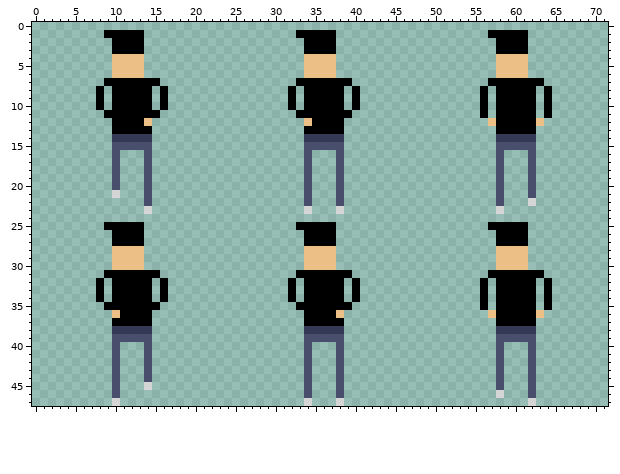
Sprite sheet, stored at Assets/Assets 2D/npc1_walk_up.png. Above: the version before the commit.
The file is 72x48 pixels. The old version is drawn lined up with the new one.
After the commit:
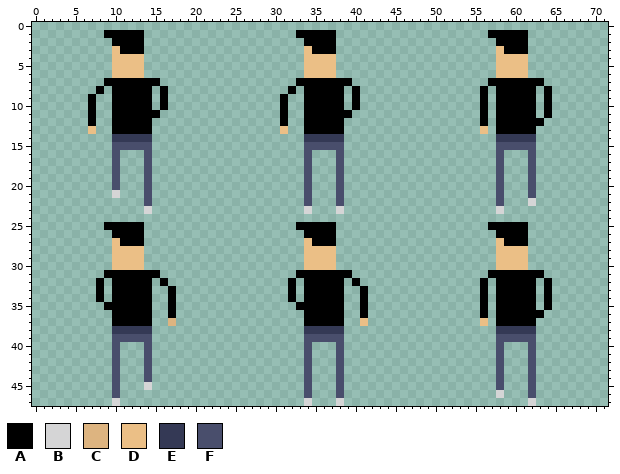
Palette (. is transparent): A #000000  B #d5d5d6  C #ddb480  D #ebbf86  E #343955  F #494e6c
The author wrote: All male walk cycles booya-kasha!
Edits made:
drawings rearranged on the sheet (the old picture shows each at its new place)
@@ x 0..71 @@
  2 ..........AAAA....................AAAA....................AAAA..........
- 3 ..........AAAA....................AAAA....................AAAA..........
+ 3 ..........DAAA....................DAAA....................DAAA..........
  4 ..........DDDD....................DDDD....................DDDD..........
@@ x 0..71 @@
  8 ........A.AAAAA.A...............A.AAAAA.A...............A.AAAAA.A.......
- 9 ........A.AAAAA.A...............A.AAAAA.A...............A.AAAAA.A.......
-10 ........A.AAAAA.A...............A.AAAAA.A...............A.AAAAA.A.......
-11 .........AAAAAAA.................AAAAAAA................A.AAAAA.A.......
-12 ..........AAAAD...................DAAAA..................DAAAAAD........
-13 ..........AAAAA...................AAAAA...................AAAAA.........
+ 9 .......A..AAAAA.A..............A..AAAAA.A...............A.AAAAA.A.......
+10 .......A..AAAAA.A..............A..AAAAA.A...............A.AAAAA.A.......
+11 .......A..AAAAAA...............A..AAAAAA................A.AAAAA.A.......
+12 .......A..AAAAA................A..AAAAA.................A.AAAAAA........
+13 .......D..AAAAA................D..AAAAA.................D.AAAAA.........
 14 ..........EEEEE...................EEEEE...................EEEEE.........
@@ x 0..71 @@
 26 ..........AAAA....................AAAA....................AAAA..........
-27 ..........AAAA....................AAAA....................AAAA..........
+27 ..........DAAA....................DAAA....................DAAA..........
 28 ..........DDDD....................DDDD....................DDDD..........
@@ x 0..71 @@
 32 ........A.AAAAA.A...............A.AAAAA.A...............A.AAAAA.A.......
-33 ........A.AAAAA.A...............A.AAAAA.A...............A.AAAAA.A.......
-34 ........A.AAAAA.A...............A.AAAAA.A...............A.AAAAA.A.......
-35 .........AAAAAAA.................AAAAAAA................A.AAAAA.A.......
-36 ..........DAAAA...................AAAAD..................DAAAAAD........
-37 ..........AAAAA...................AAAAA...................AAAAA.........
+33 ........A.AAAAA..A..............A.AAAAA..A..............A.AAAAA.A.......
+34 ........A.AAAAA..A..............A.AAAAA..A..............A.AAAAA.A.......
+35 .........AAAAAA..A...............AAAAAA..A..............A.AAAAA.A.......
+36 ..........AAAAA..A................AAAAA..A..............A.AAAAAA........
+37 ..........AAAAA..C................AAAAA..D..............D.AAAAA.........
 38 ..........EEEEE...................EEEEE...................EEEEE.........
